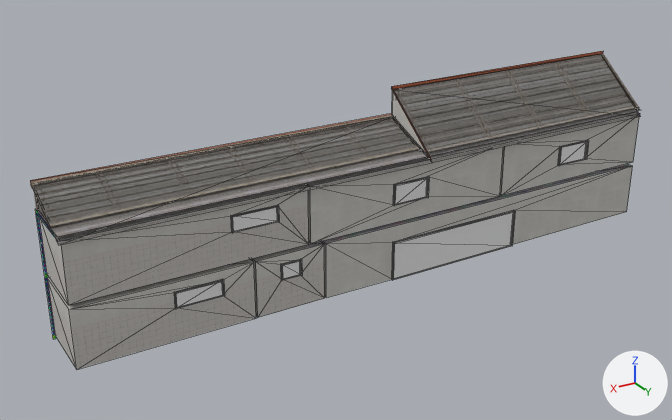
One commit to the FBX model Assets/ImportedMeshes/HausBack.FBX: the scene before it, then after it.
The view is the same before and after, from a 50 mm lens placed at (25.8, 40.3, 22.4), pointed at (3.0, 2.3, 3.4). Arrows for +X, +Y and +Z are at lower right; the lights stay in place. Mesh edges are drawn as thin lines on the coarser meshes. Where no turn or scale is listed for an object, it has been applied to the vertices.

Objects in the first picture: 'BackAtticFloor', 'BackLowerLivingCeiling', 'BackLowerLivingWall', 'BackLowerWCWall', 'BackLowerWashingWall', 'BackRoof', 'BackRoofCeiling', 'BackUpperBathWall', 'BackUpperChildWall', 'BackUpperTwinsWall', 'BackWindows', 'BackWoodBeams'.
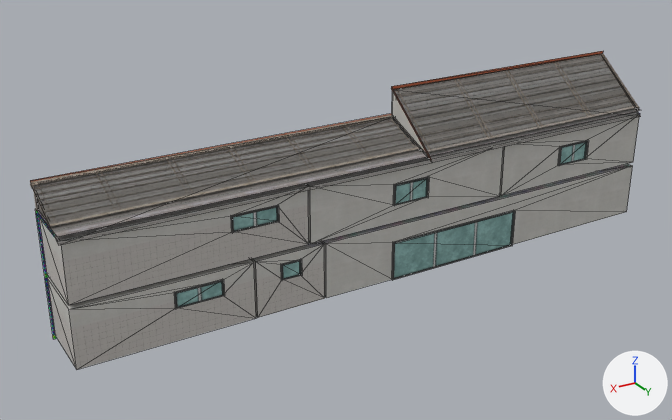
What the commit changed:
Picture 'BackWindow.png' (img_backwindow_png) is new.
Material '17 - Default' (mat_17___default) is new.
Its texture is img_backwindow_png.
Its roughness is 0.859.
me_mesh_026 has 24 vertices, 12 faces and spans x -12.1..12.9, y 4.8, z 0.0..5.6.
me_mesh_026 now uses material mat_17___default (picture img_backwindow_png).

Changed parts and their boxes (x1, y1, x2, y2) in the pictures (672 x 420 px):
'BackWindows', recoloured (grey to cyan)
    both: (176, 141, 587, 307)
